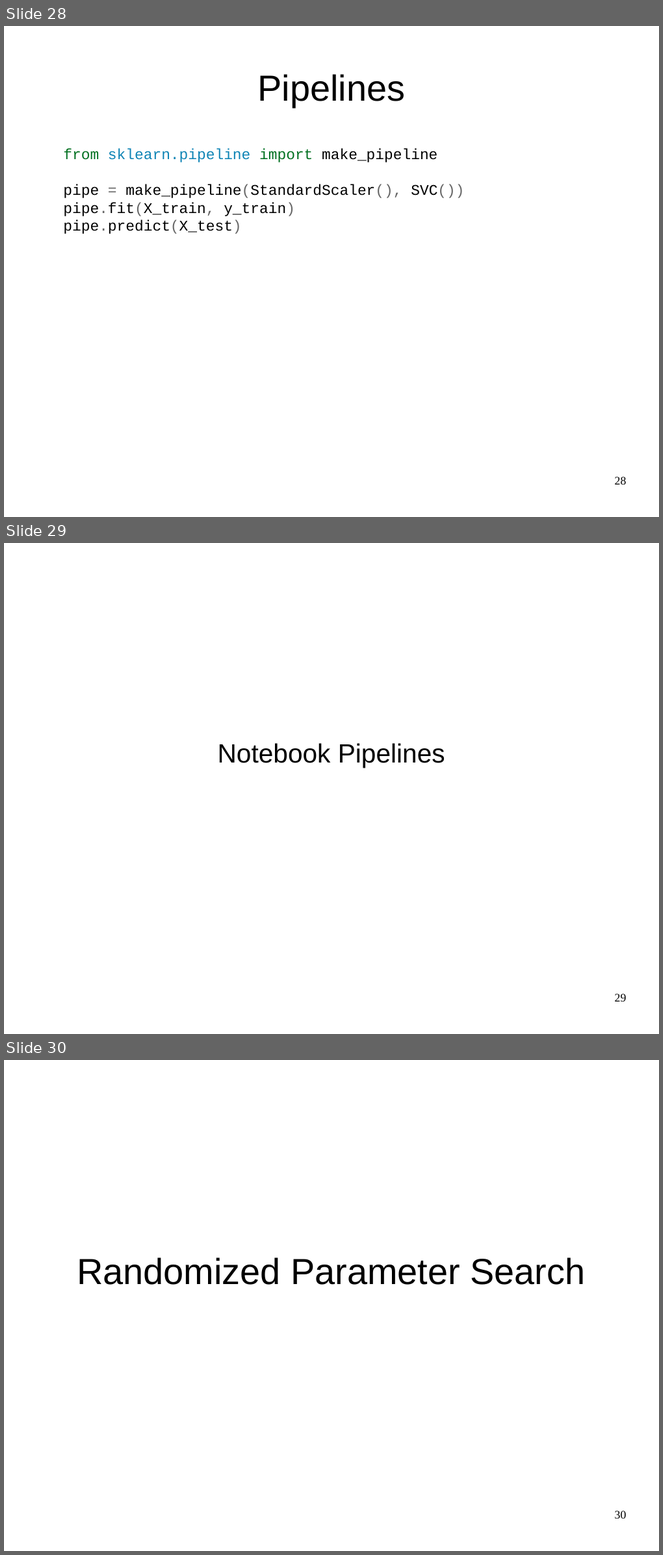
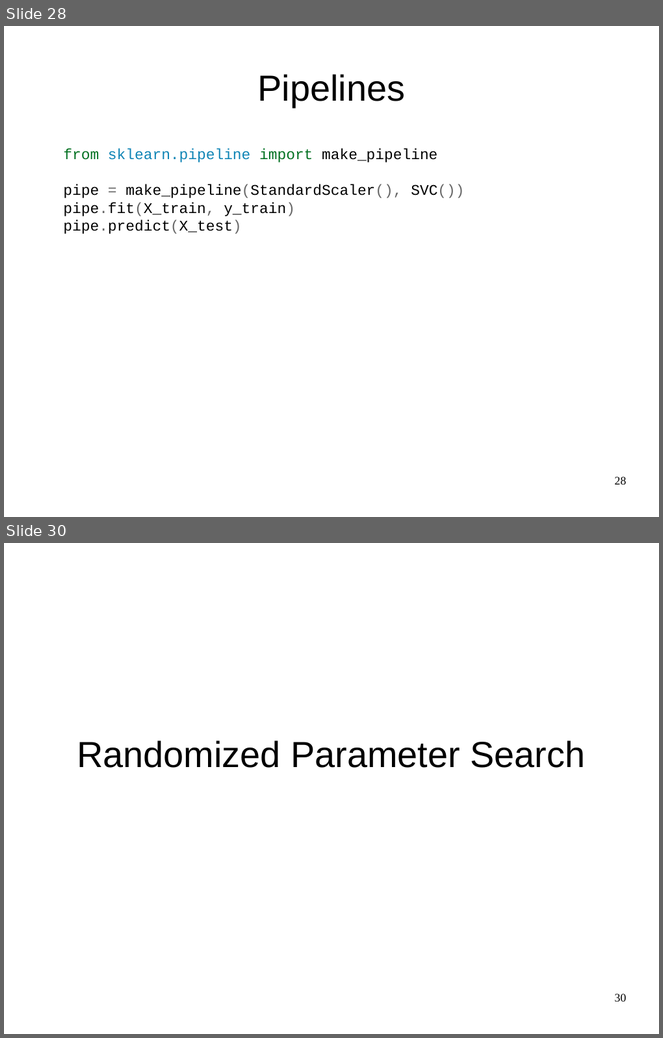
Before and after one commit to amueller/advanced-sklearn-boston-nlp-2016, a slide deck: pydata-amsterdam-advanced-sklearn.odp. Shown one above the other, each under a label of ours: slides 28, 29 and 30 before the commit, slides 28 and 30 after it; the slides between them are not shown. The pictures are 663x1555 and 663x1038 pixels, drawn with LibreOffice and Linux fonts; fonts in the diff are those of the drawing. Boxes give left, top, right and bottom in pixels: in the first picture for what was removed or moved away, otherwise in the second. Text is boxed around its words. In the diff, an @@ line names an element or a change of style, - is before the commit and + after.

```diff
--- a/pydata-amsterdam-advanced-sklearn.odp
+++ b/pydata-amsterdam-advanced-sklearn.odp
@@ slide 29 removed at bbox=[4, 543, 659, 1034], background #FFFFFF @@
@@ subtitle removed at bbox=[218, 743, 445, 768] @@
-Notebook Pipelines
@@ page number removed at bbox=[615, 994, 627, 1002] @@
-29
```
Also in this commit, not shown: 3 slides changed, 1 slide added, 3 other slides removed, 1 other file.
